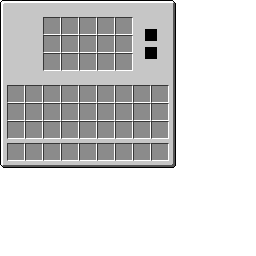
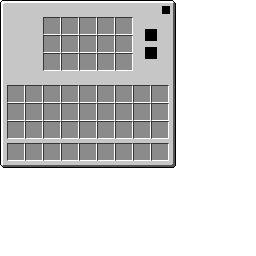
Two versions of the same layered image (256px x 256px). Layer-by-layer changes:
painted on "Layer 6" over [162, 6, 170, 14]
